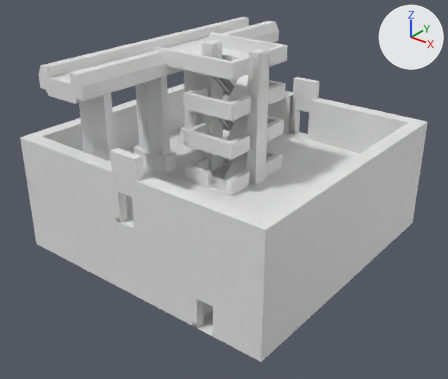
The FBX model assets/fixed tiles/r_7.FBX: old version first, new version second.
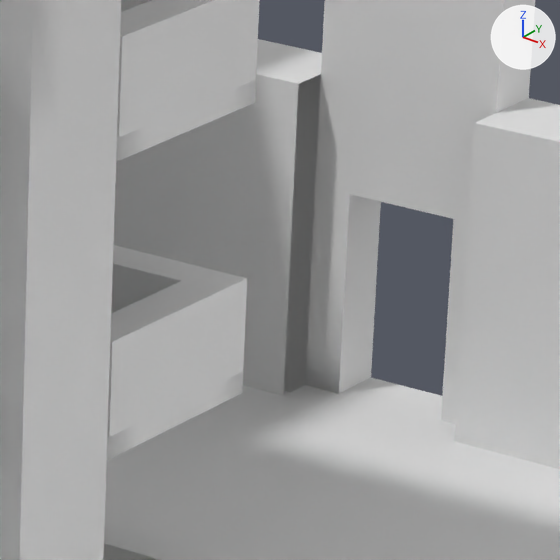
The first picture shows the older version from a 50 mm camera at (24.9, -31.9, 24.2) aimed at (0.5, -1.3, 5.3). The close-ups show both versions on the part from 57% to 72% of the width and 23% to 41% of the height of that picture; other places that the commit changed are outside them. The axes (+X, +Y, +Z) are drawn at upper right. The lights are the same throughout. Where no turn or scale is listed for an object, it has been applied to the vertices. Vertices at the same position are counted once.

Names of what the first close-up shows: 'skybridge stairs01', 'two_tank_roof09'.
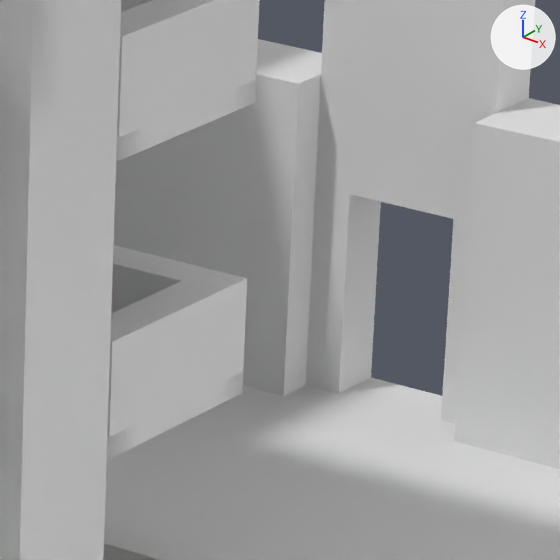
Pixel boxes (x1, y1, x2, y2) of what changed, in the close-ups (560 x 560 px):
part 1 of me_two_tank_roof09, built on: after (284, 74, 321, 396)

Edits to the bpy script that builds the scene:
```text
Change me_two_tank_roof09:
    used by ob_two_tank_roof09; location = (0.0, 0.0, 5.985)
    remove me_two_tank_roof09.from_pydata(...)  # 1557 vertices, 3016 faces; spans x -10.0..10.0, y -10.0..10.0, z -0.4..4.6
    add me_two_tank_roof09.from_pydata(...)  # 1557 vertices, 3090 faces; spans x -10.0..10.0, y -10.0..10.0, z -0.4..4.6
    me_two_tank_roof09 part 1
    4 faces are deleted
    42 new faces join them
```
